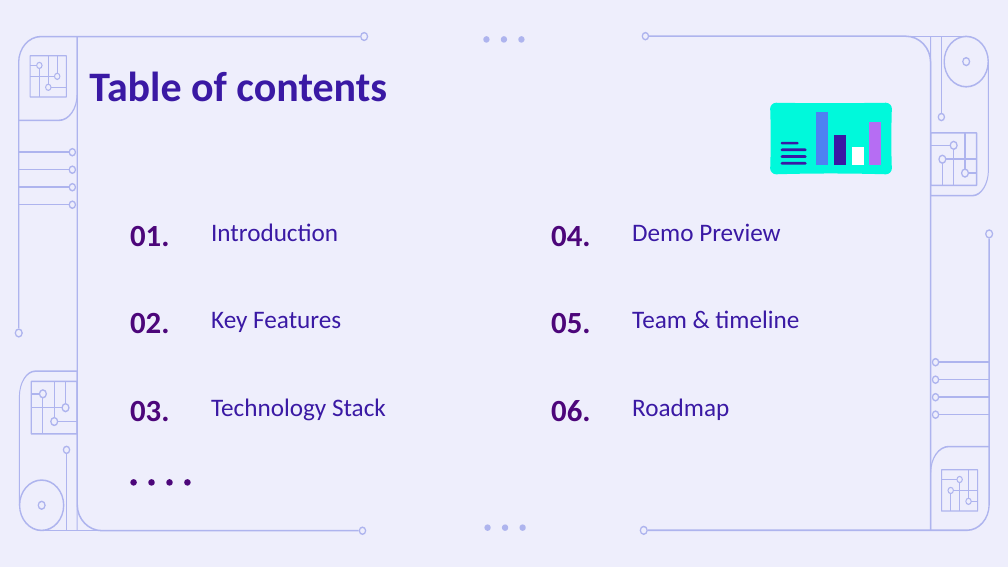
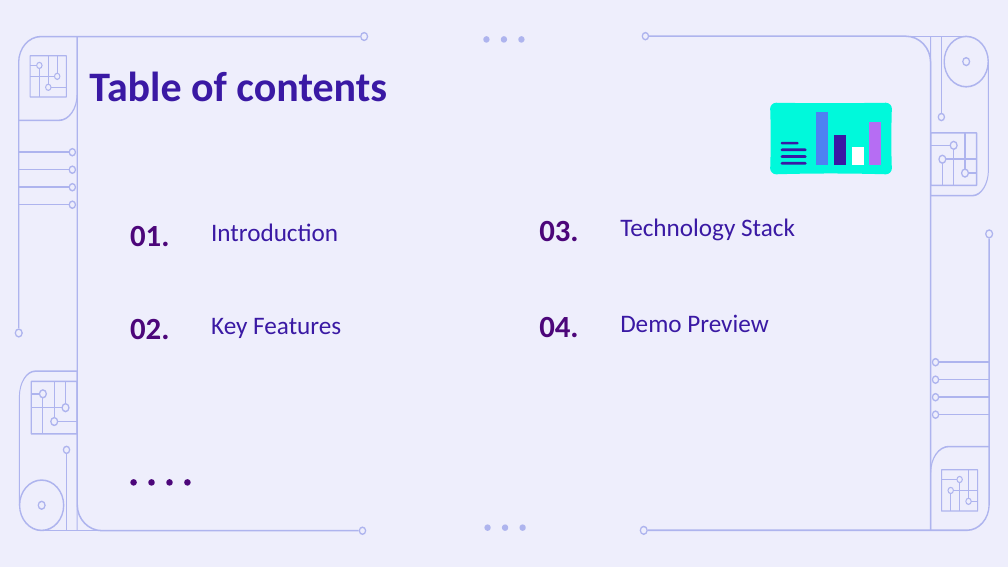
Before and after one commit to MoroboshiDann/portfolio-management-team2, a slide deck: slide 2 of Artificial Intelligence in Finance Pitch Deck by Slidesgo.odp. Drawn at 1008x567 pixels with LibreOffice and Linux fonts; fonts in the diff are those of the drawing. Boxes give left, top, right and bottom in pixels: in the first picture for what was removed or moved away, otherwise in the second. Text is boxed around its words. In the diff, an @@ line names an element or a change of style, - is before the commit and + after.

```diff
--- a/Artificial Intelligence in Finance Pitch Deck by Slidesgo.odp
+++ b/Artificial Intelligence in Finance Pitch Deck by Slidesgo.odp
@@ title "03.": place and size @@
-title "03." at (130, 401, 169, 422)
+title "03." at (539, 221, 578, 242)
@@ subtitle "Technology Stack": place and size @@
-subtitle "Technology Stack" at (211, 398, 386, 421)
+subtitle "Technology Stack" at (620, 218, 795, 241)
@@ subtitle "Key Features": place and size @@
-subtitle "Key Features" at (211, 312, 341, 332)
+subtitle "Key Features" at (211, 318, 341, 338)
@@ subtitle "Demo Preview": place and size @@
-subtitle "Demo Preview" at (632, 223, 780, 241)
+subtitle "Demo Preview" at (620, 314, 768, 332)
@@ title "02.": place and size @@
-title "02." at (130, 313, 169, 334)
+title "02." at (130, 319, 169, 340)
@@ title "04.": place and size @@
-title "04." at (551, 226, 590, 247)
+title "04." at (539, 317, 578, 337)
@@ title removed at (551, 313, 590, 334) @@
-05.
@@ subtitle removed at (632, 310, 799, 328) @@
-Team & timeline
@@ title removed at (551, 400, 590, 422) @@
-06.
@@ subtitle removed at (632, 398, 729, 420) @@
-Roadmap
```
Also in this commit, not shown: 5 other slides changed, 1 slide added, 13 slides removed.
